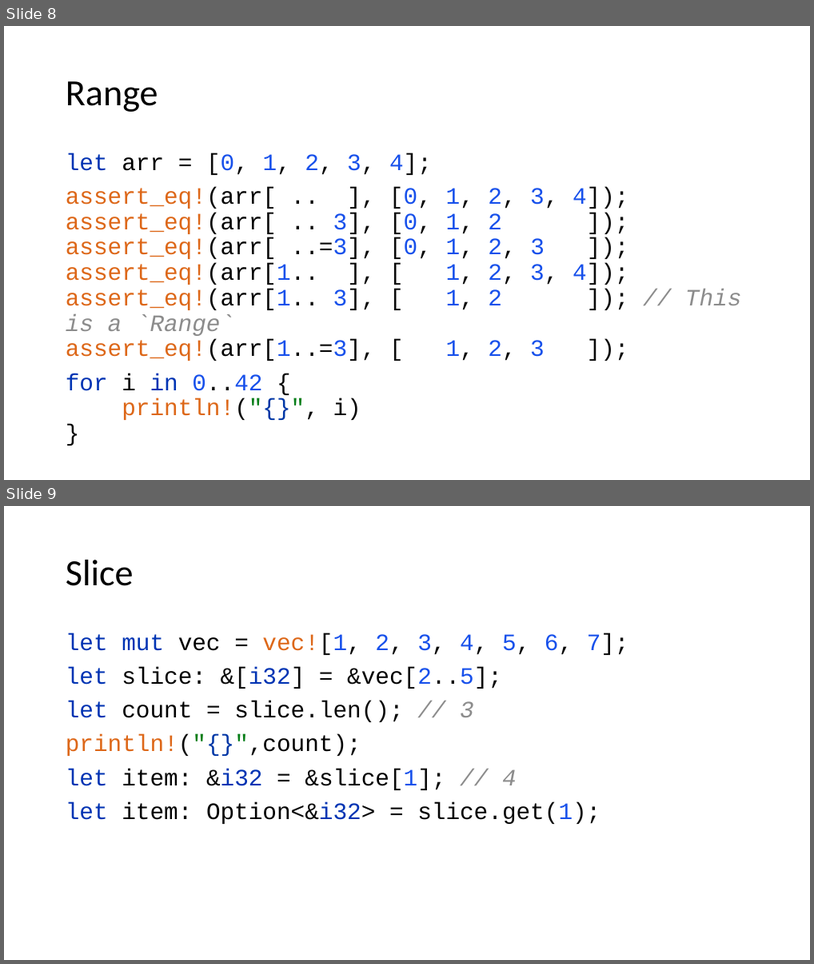
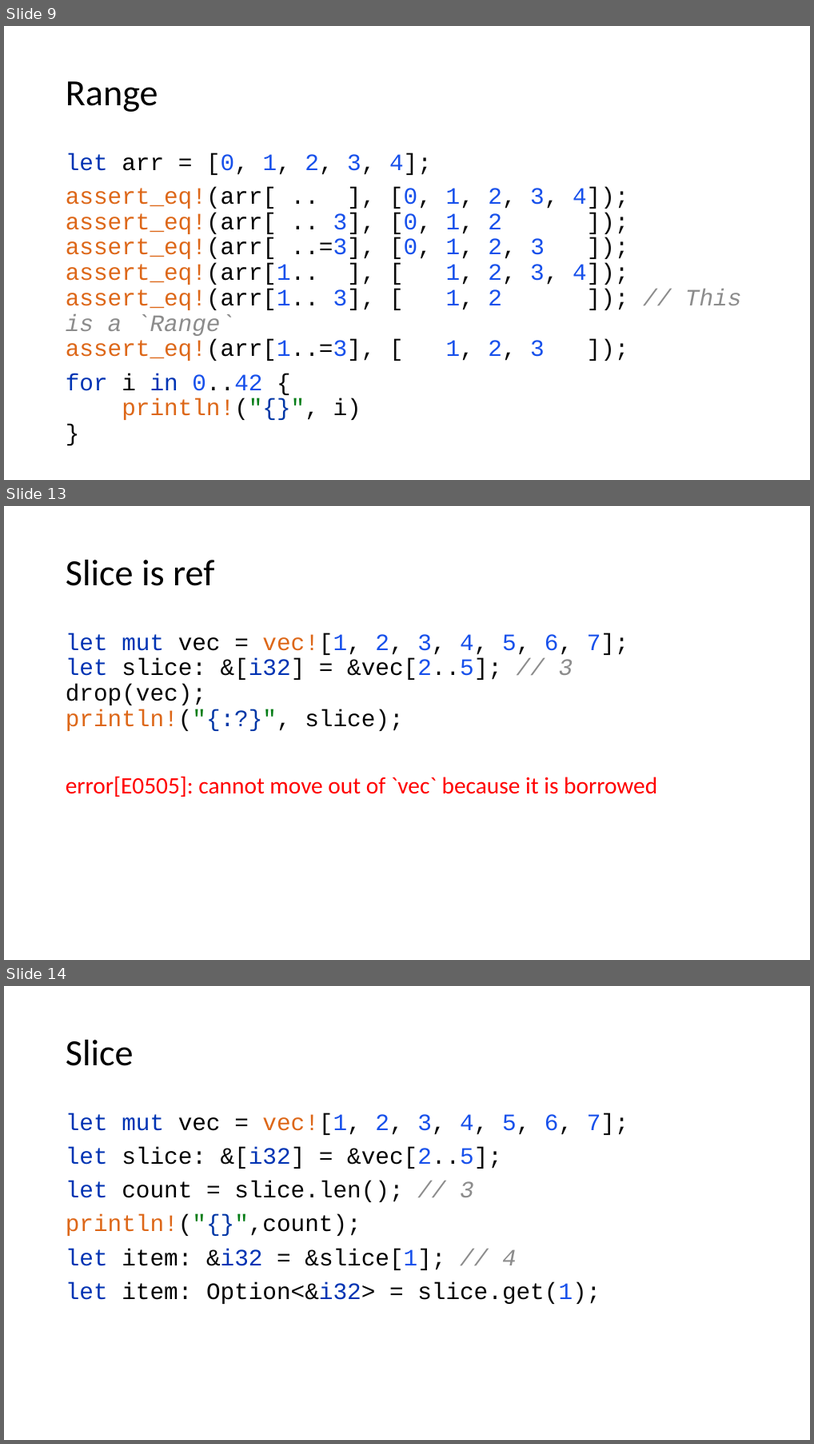
Before and after one commit to kugushev/course-rust-basics, a slide deck: pres/07-Collections.pptx. Shown one above the other, each under a label of ours: slides 8 and 9 before the commit, slides 9, 13 and 14 after it; the slides between them are not shown. The pictures are 814x964 and 814x1444 pixels, drawn with LibreOffice and Linux fonts; fonts in the diff are those of the drawing. Boxes give left, top, right and bottom in pixels: in the first picture for what was removed or moved away, otherwise in the second. Text is boxed around its words. In the diff, an @@ line names an element or a change of style, - is before the commit and + after.

```diff
--- a/pres/07-Collections.pptx
+++ b/pres/07-Collections.pptx
@@ slide 13 added at (x1=4, y1=506, x2=810, y2=960), background #FFFFFF @@
@@ title added at (x1=66, y1=560, x2=214, y2=586), 44 pt, text #000000 @@
+Slice is ref
@@ text added at (x1=66, y1=633, x2=658, y2=796), 28 pt, text #FF0000 @@
+let mut vec = vec![1, 2, 3, 4, 5, 6, 7];
+let slice: &[i32] = &vec[2..5]; // 3
+drop(vec);
+println!("{:?}", slice);
+error[E0505]: cannot move out of `vec` because it is borrowed
@@ what was slide 8 is now slide 9 @@
@@ what was slide 9 is now slide 14 @@
```
Also in this commit, not shown: 2 slides changed, 8 other slides added, 2 other files.
